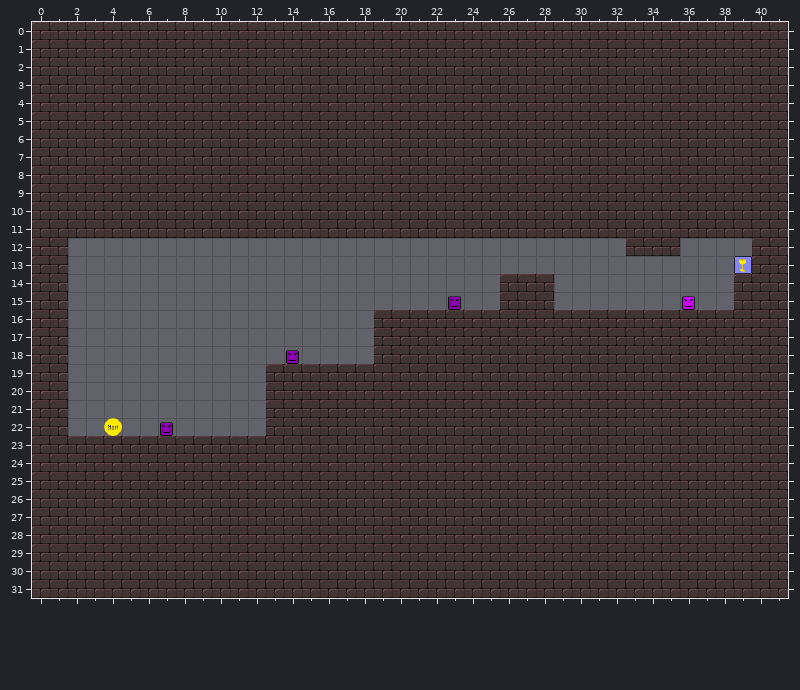
Tiled map: levelconverter/maps/l4.tmx. Above: the version before the commit.
Cells are 20x20 px. Shown: x 0..41, y 0..31.
Now the later version:
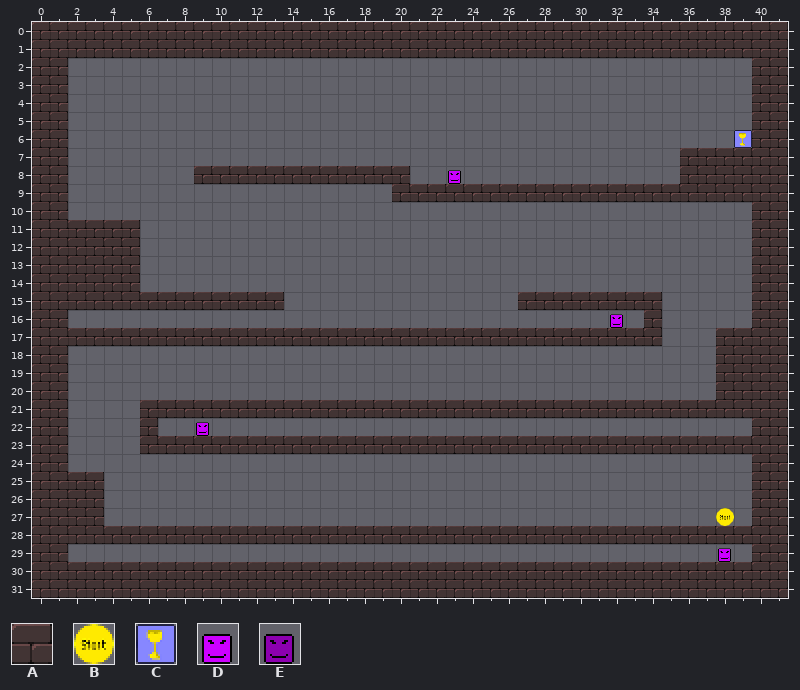
Key: from "tiles1_neu_kleiner": A 7, B 46, C 47, D 49, E 50.
_ is an empty cell, . an unchanged one.
Changes in this commit:
--- layer "bg"
@@ x 2..39 @@
- 2 AAAAAAAAAAAAAAAAAAAAAAAAAAAAAAAAAAAAAA
- 3 AAAAAAAAAAAAAAAAAAAAAAAAAAAAAAAAAAAAAA
- 4 AAAAAAAAAAAAAAAAAAAAAAAAAAAAAAAAAAAAAA
- 5 AAAAAAAAAAAAAAAAAAAAAAAAAAAAAAAAAAAAAA
- 6 AAAAAAAAAAAAAAAAAAAAAAAAAAAAAAAAAAAAAA
- 7 AAAAAAAAAAAAAAAAAAAAAAAAAAAAAAAAAA....
- 8 AAAAAAA............AAAAAAAAAAAAAAA....
- 9 AAAAAAAAAAAAAAAAAA....................
-10 AAAAAAAAAAAAAAAAAAAAAAAAAAAAAAAAAAAAAA
-11 ....AAAAAAAAAAAAAAAAAAAAAAAAAAAAAAAAAA
-12 ____...........................AAA....
-13 ____.................................C
-14 ____....................AAA..........A
-15 ____________.........E..A..______.D..A
-16 .................AAAAAAAAAAAAAAA.AAAAA
-17 _________________................AAA..
-18 ............E....AAAAAAAAAAAAAAAAAAA..
-19 ...........AAAAAAAAAAAAAAAAAAAAAAAAA..
-20 ...........AAAAAAAAAAAAAAAAAAAAAAAAA..
-21 ...._______...........................
-22 ..B._E._...AAAAAAAAAAAAAAAAAAAAAAAAAAA
-23 AAAA..................................
-24 AAAAAAAAAAAAAAAAAAAAAAAAAAAAAAAAAAAAAA
-25 ..AAAAAAAAAAAAAAAAAAAAAAAAAAAAAAAAAAAA
-26 ..AAAAAAAAAAAAAAAAAAAAAAAAAAAAAAAAAAAA
-27 ..AAAAAAAAAAAAAAAAAAAAAAAAAAAAAAAAAAAA
+ 2 ______________________________________
+ 3 ______________________________________
+ 4 ______________________________________
+ 5 ______________________________________
+ 6 _____________________________________C
+ 7 __________________________________....
+ 8 _______............__D____________....
+ 9 __________________....................
+10 ______________________________________
+11 ....__________________________________
+12 AAAA...........................___....
+13 AAAA................................._
+14 AAAA....................___.........._
+15 AAAAAAAAAAAA........._.._..AAAAAA._.._
+16 ................._____________D_._____
+17 AAAAAAAAAAAAAAAAA................___..
+18 ............_....___________________..
+19 ..........._________________________..
+20 ..........._________________________..
+21 ....AAAAAAA...........................
+22 .._.A_.D...___________________________
+23 ____..................................
+24 ______________________________________
+25 ..____________________________________
+26 ..____________________________________
+27 ..__________________________________B_
@@ x 2..39 @@
-29 AAAAAAAAAAAAAAAAAAAAAAAAAAAAAAAAAAAAAA
+29 ____________________________________D_
